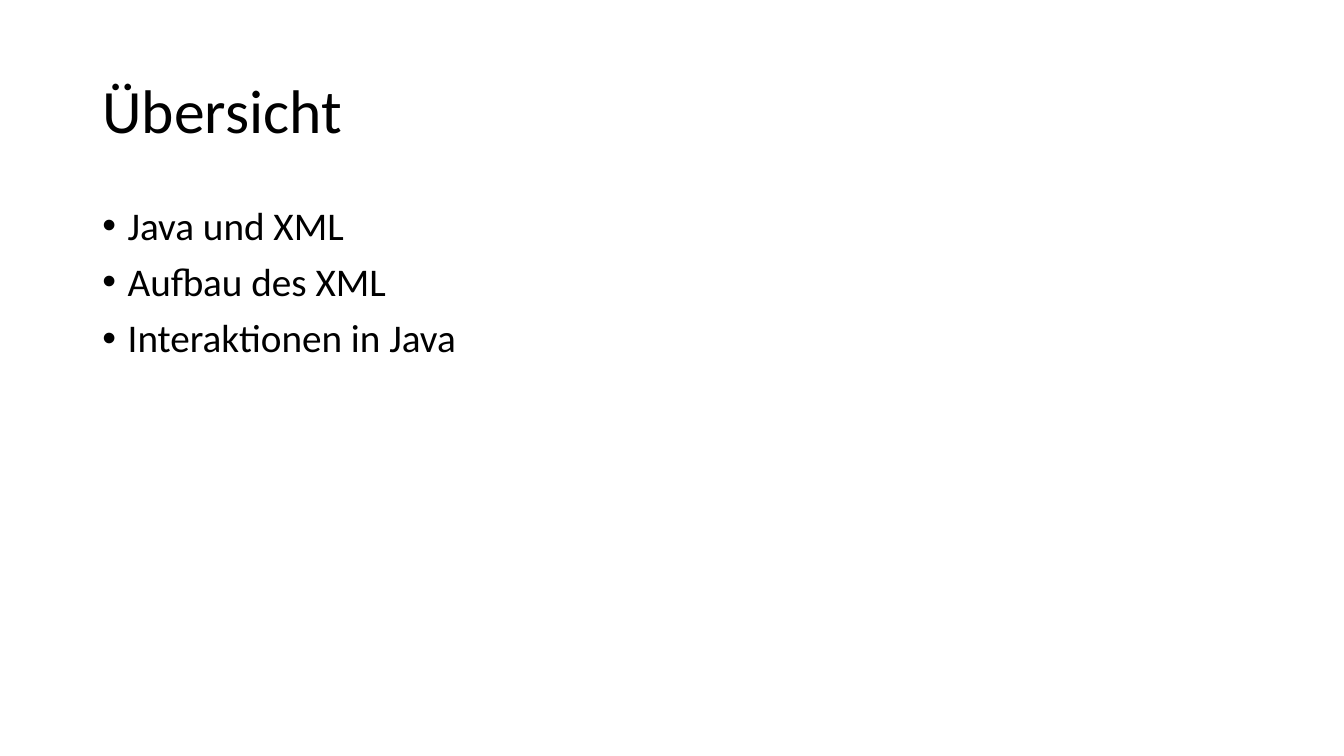
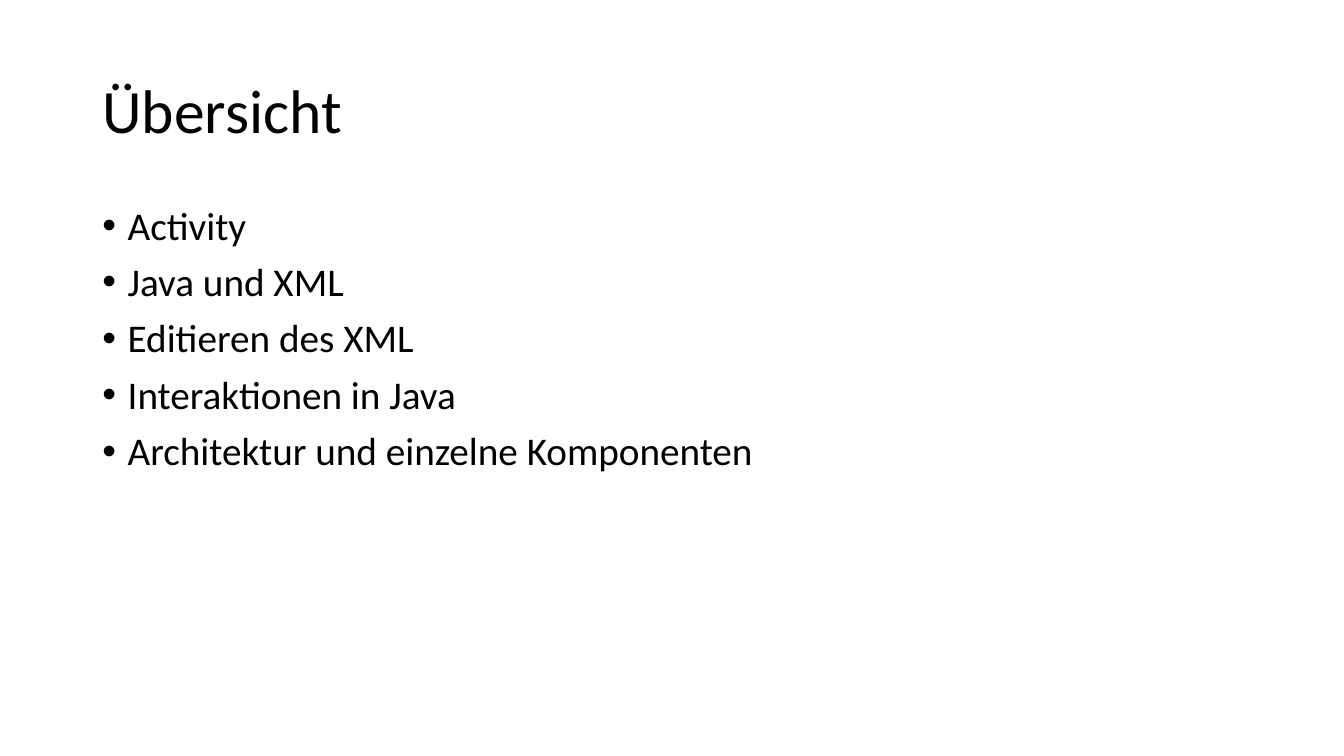
Before and after one commit to desombre/java_examples, a slide deck: slide 4 of Android_UI.pptx (slide 2 before the commit). Drawn at 1344x756 pixels with LibreOffice and Linux fonts; fonts in the diff are those of the drawing. Boxes give left, top, right and bottom in pixels: in the first picture for what was removed or moved away, otherwise in the second. Text is boxed around its words. In the diff, an @@ line names an element or a change of style, - is before the commit and + after.

```diff
--- a/Android_UI.pptx
+++ b/Android_UI.pptx
@@ text at [128, 213, 246, 247]: paragraph added @@
+• Activity
@@ text at [128, 324, 413, 353]: text changed @@
-• Aufbau des XML
+• Editieren des XML
@@ text at [128, 437, 753, 472]: paragraph added @@
+• Architektur und einzelne Komponenten
```
Also in this commit, not shown: 6 other slides changed, 12 slides added, 4 slides removed.
